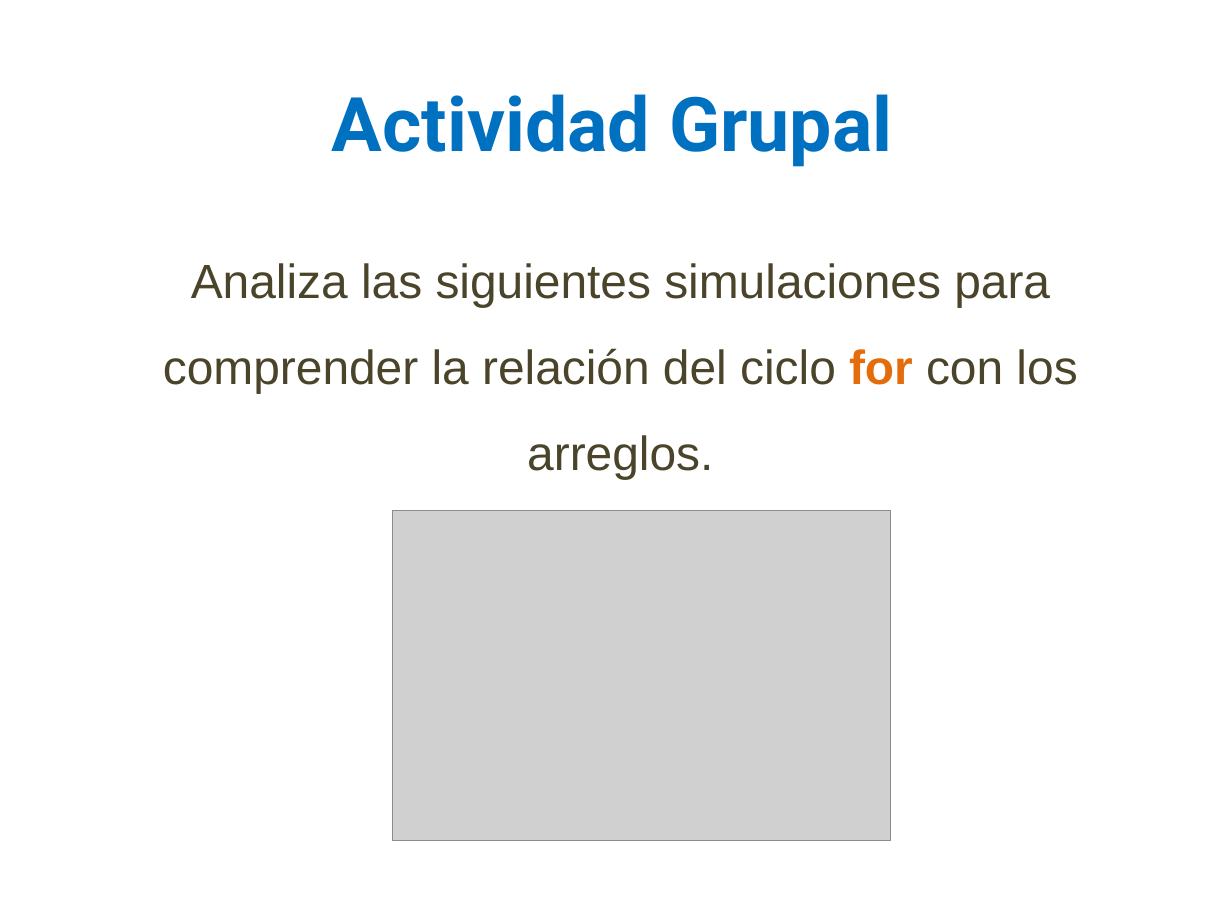
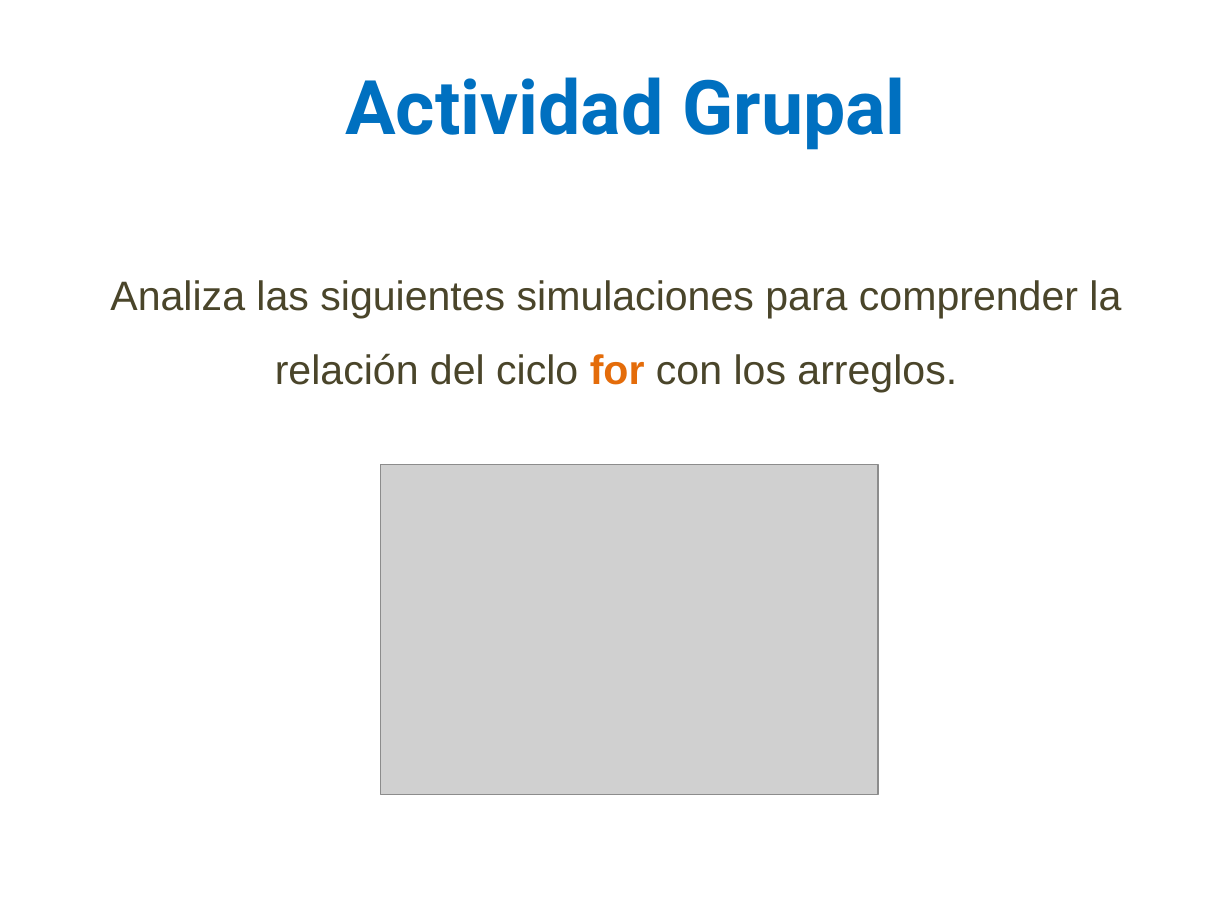
Before and after one commit to lizetheP/PensamientoC, a slide deck: slide 30 of calendario/documentos/7_Listas_Arreglos.pptx (slide 20 before the commit). Drawn at 1232x924 pixels with LibreOffice and Linux fonts; fonts in the diff are those of the drawing; grey boxes stand for pictures. Boxes give left, top, right and bottom in pixels: in the first picture for what was removed or moved away, otherwise in the second. Text is boxed around its words. In the diff, an @@ line names an element or a change of style, - is before the commit and + after.

```diff
--- a/calendario/documentos/7_Listas_Arreglos.pptx
+++ b/calendario/documentos/7_Listas_Arreglos.pptx
@@ text "Actividad Grupal": place and size @@
-text "Actividad Grupal" at (332,94,893,167)
+text "Actividad Grupal" at (345,77,906,150)
@@ text "Analiza las siguientes simulaciones para ...": place and size @@
-text "Analiza las siguientes simulaciones para ..." at (163,263,1077,480)
+text "Analiza las siguientes simulaciones para ..." at (110,280,1121,392)
@@ text "Analiza las siguientes simulaciones para ..." at (110,280,1121,392): size 28 to 24 pt @@
@@ picture: place and size @@
-picture at (393,510,891,840)
+picture at (381,464,878,795)
```
Also in this commit, not shown: 12 other slides changed, 13 slides added, 4 slides removed, 6 other files.
